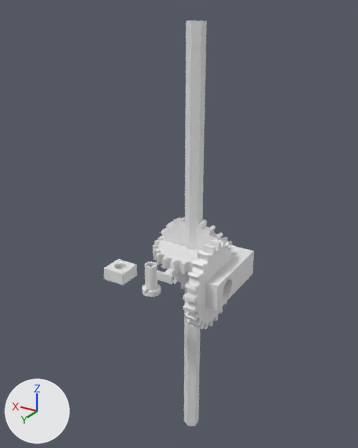
The Blender file UselessMachine/blender/0001_blocking.blend: old version first, new version second.
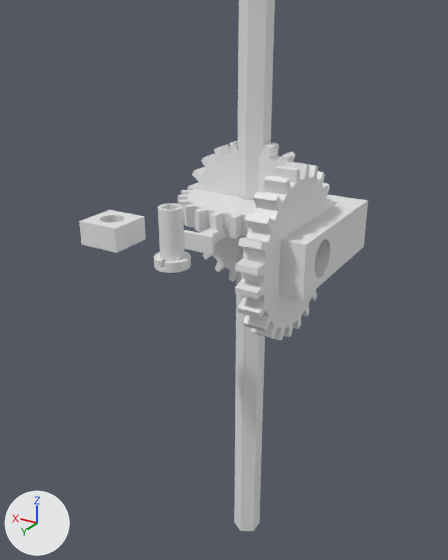
Each version is shown whole from a camera (50 mm lens) standing at (-95.2, 170.9, 98.8) and looking at (0.8, 10.9, 18.9), then close up from a camera (50 mm lens) standing at (-67.2, 125.3, 44.1) and looking at (-6.5, 24.1, -6.4). Lighting does not change. The marker at lower left points along +X, +Y and +Z. The first two pictures are the older version. The same objects are shown in both versions, whatever each file hides.

Objects in the first close-up: 'gear_a.001', 'gear_b.001', 'gear_test', 'gear_w_pencil', 'peg_bearing.001', 'peg_shaft.001', 'pencil', 'rectangle_with_circle.001'.
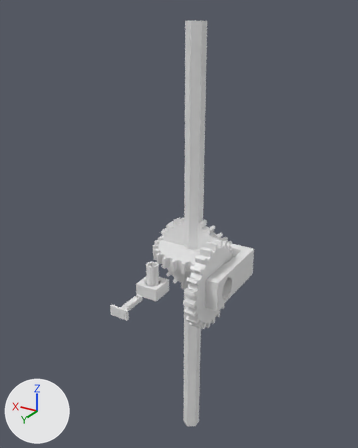
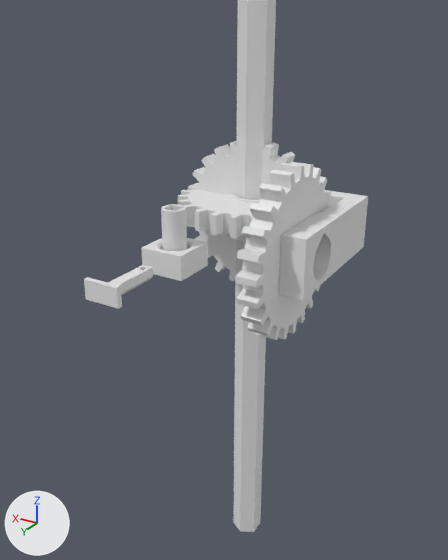
What the commit changed:
me_cylinder_014 is used by ob_gear_a_001; location (-18.0, 18.0, 0.0); rotation (1.571, 0.0, 1.571), in degrees (90, 0, 90); scale (30.5, 30.5, 4.5).
me_cylinder_014 had 288 vertices, 288 faces and spanned x -0.578..0.578, y -0.578..0.578, z -0.5..0.5.
me_cylinder_014 now has 384 vertices, 383 faces and spans x -0.58..0.581, y -0.58..0.58, z -0.5..0.5.
Part 2, on me_cylinder_014:
4 vertices are removed from x 0.025..0.242, y 0.104..0.544, z 0.5.
195 faces are deleted.
188 vertices move from x -0.578..0.578, y -0.578..0.578, z -0.5..0.5 to x -0.58..0.581, y -0.58..0.58, z -0.5..0.5.
52 vertices are added at x -0.127..0.272, y -0.144..0.555, z -0.375..0.5.
48 new vertices lie (0.0, 0.0, 0.75) away from vertices in x -0.127..0.127, y -0.144..0.144, z -0.375.
290 new faces join them.
me_cylinder_016 is used by ob_gear_test; location (0.0, -4.8, 0.0); rotation (1.571, 0.0, 0.0), in degrees (90, 0, 0); scale (7.5, 7.5, 5.0).
me_cylinder_016 had 284 vertices, 286 faces and spanned x -3.37..1.14, y -0.74..0.74, z -6.27..0.51.
me_cylinder_016 now has 312 vertices, 314 faces and spans x -3.37..1.14, y -0.74..0.87, z -6.27..0.49.
me_cylinder_016 part 1: 242 vertices removed from x -3.37..1.14, y -0.74..0.74, z -6.27..0.51; 270 vertices added at x -3.37..1.14, y -0.74..0.87, z -6.27..0.49.
Object 'pencil' (ob_pencil) is rescaled from (7.5, 7.5, 191.0) to (8.0, 8.0, 191.0).
Object 'gear_a.001' (ob_gear_a_001) is rescaled from (30.5, 30.5, 4.5) to (30.5, 30.5, 4.3).
Object 'peg_bearing.001' (ob_peg_bearing_001) moves from (0.0, 33.0, 10.4) to (0.0, 32.0, 10.0).
Object 'peg_shaft.001' (ob_peg_shaft_001) moves from (0.0, 23.2, 0.0) to (0.0, 52.8, 0.0).
Object 'rectangle_with_circle.001' (ob_rectangle_with_circle_001) moves from (14.6, 33.1, 3.2) to (0.0, 32.0, 0.0).

Location of each change, (x1, y1, x2, y2) in pixels of the close-ups (448 x 560 px; the box of a moved part takes in the faces that stretch with it):
'pencil', rescaled: before (234, 0, 275, 531); after (234, 0, 276, 532)
'gear_a.001', reshaped, rescaled: before (235, 162, 332, 340); after (235, 162, 331, 340)
'gear_test', reshaped: before (279, 194, 368, 300); after (279, 190, 368, 300)
'rectangle_with_circle.001', moved: before (79, 210, 146, 253); after (141, 238, 208, 281)
'peg_shaft.001', moved: before (184, 228, 230, 255); after (84, 265, 153, 309)
'peg_bearing.001', moved: before (154, 203, 191, 273); after (161, 204, 187, 251)
part 1 of me_cylinder_016, moved or reshaped: before (281, 194, 368, 295); after (281, 190, 368, 295)
part 2 of me_cylinder_014, moved or reshaped: before (235, 162, 332, 340); after (235, 163, 331, 340)
